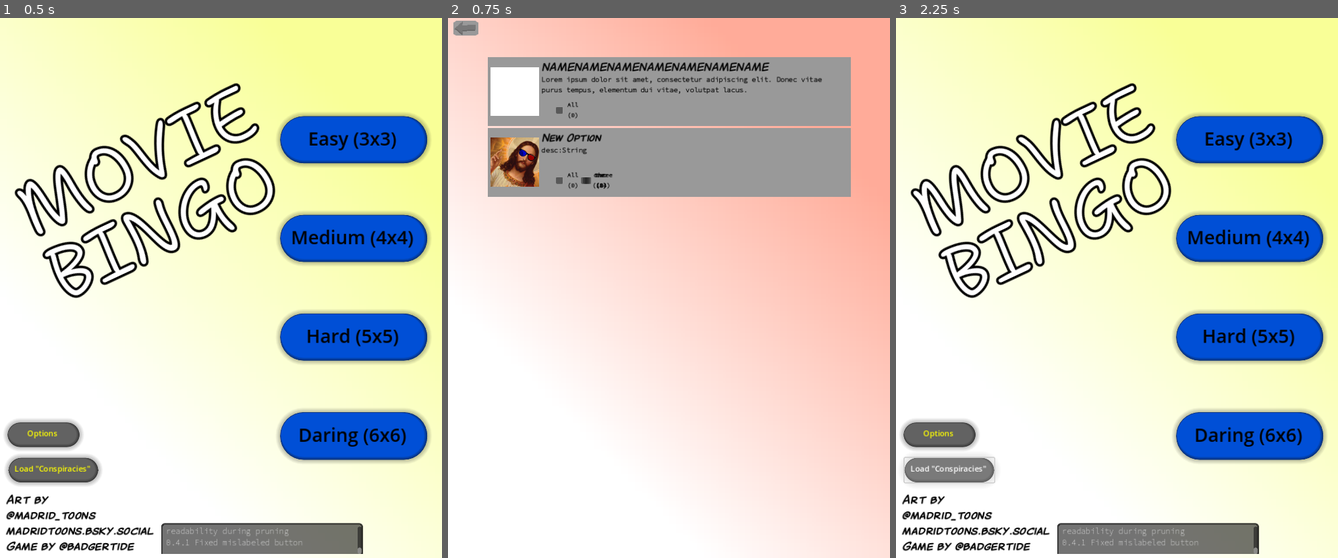
Above: before the commit, frames 1-3 (left to right).
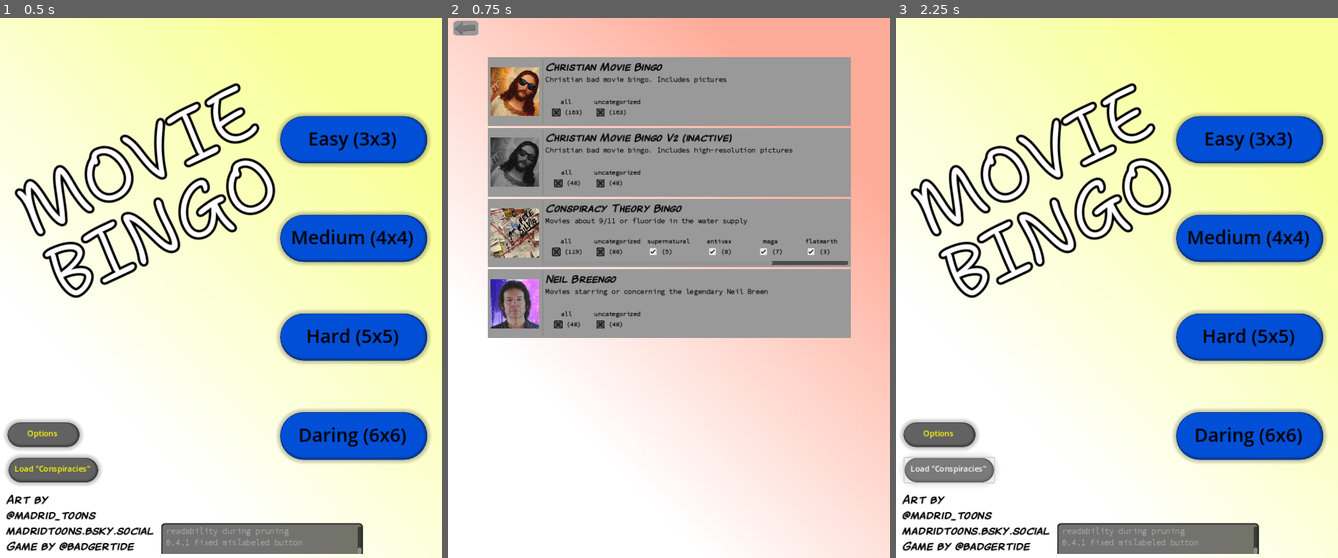
Above: after the commit, the same moments.

Repository: anthonyj-codestuff/gam-movie-bingo
Game: Godot game, scene res://scenes/menu.tscn
Same seed, same stepped clock (60 frames per second), same inputs: the game is played once before the commit and once after it.
Inputs (mouse positions are in pixels of both pictures, inside the frame that each line leads up to):
- Up to frame 1 (0.5 s): no input
- Up to frame 2 (0.75 s): click "Options" at 0.5 s
- Up to frame 3 (2.25 s): click (957, 28) at 1.25 s; click "Load 'Conspiracies'" at 2 s

Frame 1 is identical in both runs. In frame 2, 25% of the frame differs, in the area x 9-92%, y 7-60%; in frame 3, nothing differs.

Commit message:
initial options menu implementation

Diff:
--- /dev/null
+++ b/project/global/singletons/SignalBus.gd
@@ -0,0 +1,3 @@
+extends Node
+
+signal game_mode_subcategory_check_box_toggled
--- a/project/global/singletons/utils.gd
+++ b/project/global/singletons/utils.gd
@@ -69,6 +69,35 @@
 	return defaults["altText"]
 
 #############
+# Core Utils
+
+func getJSONData(filepath: String):
+	if FileAccess.file_exists(filepath):
+		var jsonText = FileAccess.get_file_as_string(filepath)
+		var data = JSON.parse_string(jsonText)
+		return data
+
+func getJSONCategoryCounts(gameData: Dictionary):
+	# Return:
+	# {
+	#    "category1": 3
+	#    "category2": 2
+	# }
+	var subcategoryCounts: Dictionary = {
+		"all": gameData.data.size(),
+		"uncategorized": 0
+	}
+	for e in gameData.data:
+		if len(e.subCategories) > 0 and subcategoryCounts.has(e.subCategories[0]):
+			subcategoryCounts[e.subCategories[0]] += 1
+		elif len(e.subCategories) > 0:
+			subcategoryCounts[e.subCategories[0]] = 1
+		else:
+			subcategoryCounts["uncategorized"] += 1
+	print(subcategoryCounts)
+	return subcategoryCounts
+
+#############
 # Misc stuff
 
 func formatTooltipText(string, len = 45):
--- a/project/project.godot
+++ b/project/project.godot
@@ -20,6 +20,7 @@
 
 Game="*res://global/game.gd"
 Utils="*res://global/singletons/utils.gd"
+SignalBus="*res://global/singletons/SignalBus.gd"
 
 [display]
 
--- a/project/scenes/LoadGameMode.gd
+++ b/project/scenes/LoadGameMode.gd
@@ -1,15 +1,10 @@
 extends Button
-
-const GameModes = {
-	"conspiracy": "res://assets/game-modes/conspiracy.json",
-	"christian-classic": "res://assets/game-modes/christian-classic.json",
-	"neil-breen": "res://assets/game-modes/neil-breen.json"
-}
 
 func _ready():
 	var name = "christian-classic"
-	if FileAccess.file_exists(GameModes[name]):
-		var jsonText = FileAccess.get_file_as_string(GameModes[name])
+	var filename = Game.gameModeFiles[name]
+	if FileAccess.file_exists(filename):
+		var jsonText = FileAccess.get_file_as_string(filename)
 		var data = JSON.parse_string(jsonText)
 		Game.currentGameData = data
 
@@ -20,17 +15,7 @@
 	loadGameMode("conspiracy")
 
 func loadGameMode(name: String):
-	if FileAccess.file_exists(GameModes[name]):
-		var jsonText = FileAccess.get_file_as_string(GameModes[name])
-		var data = JSON.parse_string(jsonText)
-		Game.currentGameData = data
-		print(Game.currentGameData.title)
-		# Collect subcategories and allow the user to select the ones they want
-		var subcategoryCounts: Dictionary = {}
-		for e in data.data:
-			if len(e.subCategories) > 0 and subcategoryCounts.has(e.subCategories[0]):
-				subcategoryCounts[e.subCategories[0]] += 1
-			elif len(e.subCategories) > 0:
-				subcategoryCounts[e.subCategories[0]] = 1
-		print(subcategoryCounts)
-		Game.currentGameData = data
+	var filename = Game.gameModeFiles[name]
+	var gameData = Utils.getJSONData(filename)
+	Game.currentGameData = gameData
+	print(Game.currentGameData.title)
--- a/project/scenes/options/OptionCategory.gd
+++ /dev/null
@@ -1,14 +0,0 @@
-extends Control
-@export var categoryName: String
-@export var count: int
-
-func _ready():
-	get_node("CenterContainer/HBoxContainer/VBoxContainer/Label").text = categoryName
-	get_node("CenterContainer/HBoxContainer/VBoxContainer/Label2").text = "("+str(count)+")"
-
-func setState(name:String, num:int):
-	categoryName = name
-	count = num
-
-func isTicked():
-	return get_node("CenterContainer/HBoxContainer/CheckBox").button_pressed
--- a/project/scenes/options/OptionCategory.tscn
+++ /dev/null
@@ -1,52 +0,0 @@
-[gd_scene load_steps=3 format=3 uid="uid://doq2wpwlv2jai"]
-
-[ext_resource type="Script" path="res://scenes/options/OptionCategory.gd" id="1_fjy30"]
-[ext_resource type="FontFile" uid="uid://bwarup1ao013v" path="res://assets/fonts/SourceCodePro-VariableFont_wght.ttf" id="1_tfkxh"]
-
-[node name="OptionCategory" type="Control"]
-layout_mode = 3
-anchors_preset = 0
-offset_right = 100.0
-offset_bottom = 40.0
-grow_horizontal = 2
-grow_vertical = 2
-size_flags_horizontal = 0
-size_flags_vertical = 3
-script = ExtResource("1_fjy30")
-
-[node name="CenterContainer" type="CenterContainer" parent="."]
-layout_mode = 1
-anchors_preset = 15
-anchor_right = 1.0
-anchor_bottom = 1.0
-grow_horizontal = 2
-grow_vertical = 2
-
-[node name="HBoxContainer" type="HBoxContainer" parent="CenterContainer"]
-layout_mode = 2
-
-[node name="CheckBox" type="CheckBox" parent="CenterContainer/HBoxContainer"]
-layout_mode = 2
-
-[node name="VBoxContainer" type="VBoxContainer" parent="CenterContainer/HBoxContainer"]
-layout_mode = 2
-
-[node name="Label" type="Label" parent="CenterContainer/HBoxContainer/VBoxContainer"]
-layout_mode = 2
-theme_override_colors/font_color = Color(0, 0, 0, 1)
-theme_override_colors/font_outline_color = Color(0, 0, 0, 1)
-theme_override_constants/outline_size = 1
-theme_override_fonts/font = ExtResource("1_tfkxh")
-theme_override_font_sizes/font_size = 12
-text = "category"
-horizontal_alignment = 1
-
-[node name="Label2" type="Label" parent="CenterContainer/HBoxContainer/VBoxContainer"]
-layout_mode = 2
-theme_override_colors/font_color = Color(0, 0, 0, 1)
-theme_override_colors/font_outline_color = Color(0, 0, 0, 1)
-theme_override_constants/outline_size = 1
-theme_override_fonts/font = ExtResource("1_tfkxh")
-theme_override_font_sizes/font_size = 12
-text = "(0)"
-horizontal_alignment = 1
--- /dev/null
+++ b/project/scenes/options/OptionSubcategory.gd
@@ -0,0 +1,28 @@
+extends Control
+@export var parentId: int
+@export var subcategoryName: String
+@export var count: int
+var checkboxNode
+
+func _ready():
+	get_node("CenterContainer/HBox/VBox/Label").text = subcategoryName
+	get_node("CenterContainer/HBox/VBox/HBox2/Label2").text = "("+str(count)+")"
+	checkboxNode = get_node("CenterContainer/HBox/VBox/HBox2/CheckBox")
+
+func setState(name:String, num:int, disabled:bool, parent: int):
+	subcategoryName = name
+	count = num
+	parentId = parent
+	get_node("CenterContainer/HBox/VBox/HBox2/CheckBox").disabled = disabled
+
+func isTicked():
+	return checkboxNode.button_pressed
+
+func setTick(ticked: bool):
+	checkboxNode.button_pressed = ticked
+
+func setDisabled(disabled: bool):
+	checkboxNode.disabled = disabled
+
+func _on_check_box_toggled(toggled_on):
+	SignalBus.game_mode_subcategory_check_box_toggled.emit(subcategoryName, parentId, toggled_on)
--- /dev/null
+++ b/project/scenes/options/OptionSubcategory.tscn
@@ -0,0 +1,65 @@
+[gd_scene load_steps=6 format=3 uid="uid://doq2wpwlv2jai"]
+
+[ext_resource type="Script" path="res://scenes/options/OptionSubcategory.gd" id="1_0rbk2"]
+[ext_resource type="FontFile" uid="uid://bwarup1ao013v" path="res://assets/fonts/SourceCodePro-VariableFont_wght.ttf" id="2_6413v"]
+[ext_resource type="Texture2D" uid="uid://b4fsemespyxq3" path="res://assets/images/checkbox_disabled_checked.png" id="3_q2spd"]
+[ext_resource type="Texture2D" uid="uid://f3k5yjpe15ky" path="res://assets/images/checkbox_disabled_unchecked.png" id="4_4drrk"]
+
+[sub_resource type="Theme" id="Theme_3ngn2"]
+CheckBox/icons/checked_disabled = ExtResource("3_q2spd")
+CheckBox/icons/unchecked_disabled = ExtResource("4_4drrk")
+
+[node name="OptionCategory" type="Control"]
+custom_minimum_size = Vector2(100, 35)
+layout_mode = 3
+anchors_preset = 0
+offset_right = 100.0
+offset_bottom = 44.0
+size_flags_vertical = 3
+script = ExtResource("1_0rbk2")
+
+[node name="CenterContainer" type="CenterContainer" parent="."]
+layout_mode = 1
+anchors_preset = -1
+anchor_right = 0.86
+anchor_bottom = 0.909
+offset_bottom = 0.00399828
+grow_horizontal = 2
+grow_vertical = 2
+
+[node name="HBox" type="HBoxContainer" parent="CenterContainer"]
+layout_mode = 2
+
+[node name="VBox" type="VBoxContainer" parent="CenterContainer/HBox"]
+layout_mode = 2
+theme_override_constants/separation = 0
+
+[node name="Label" type="Label" parent="CenterContainer/HBox/VBox"]
+layout_mode = 2
+theme_override_colors/font_color = Color(0, 0, 0, 1)
+theme_override_colors/font_outline_color = Color(0, 0, 0, 1)
+theme_override_constants/outline_size = 1
+theme_override_fonts/font = ExtResource("2_6413v")
+theme_override_font_sizes/font_size = 12
+text = "category"
+horizontal_alignment = 1
+
+[node name="HBox2" type="HBoxContainer" parent="CenterContainer/HBox/VBox"]
+layout_mode = 2
+
+[node name="CheckBox" type="CheckBox" parent="CenterContainer/HBox/VBox/HBox2"]
+layout_mode = 2
+theme = SubResource("Theme_3ngn2")
+button_pressed = true
+
+[node name="Label2" type="Label" parent="CenterContainer/HBox/VBox/HBox2"]
+layout_mode = 2
+theme_override_colors/font_color = Color(0, 0, 0, 1)
+theme_override_colors/font_outline_color = Color(0, 0, 0, 1)
+theme_override_constants/outline_size = 1
+theme_override_fonts/font = ExtResource("2_6413v")
+theme_override_font_sizes/font_size = 12
+text = "(0)"
+horizontal_alignment = 1
+
+[connection signal="toggled" from="CenterContainer/HBox/VBox/HBox2/CheckBox" to="." method="_on_check_box_toggled"]
--- a/project/scenes/options/OptionsItem.gd
+++ b/project/scenes/options/OptionsItem.gd
@@ -4,28 +4,85 @@
 var LogoImage
 var LabelName
 var LabelDesc
-var OptionCategoryPacked = preload("res://scenes/options/OptionCategory.tscn")
+var OptionSubcategoryPacked = preload("res://scenes/options/OptionSubcategory.tscn")
+var gameModeId: int
+var gameItemsFullList: Array[Dictionary] = []
+var gameItemsFiltered: Array[Dictionary] = []
+var subcategoryNodesList: Array = []
+var mat = ShaderMaterial.new()
 
-# Called when the node enters the scene tree for the first time.
 func _ready():
-	pass # Replace with function body.
+	SignalBus.game_mode_subcategory_check_box_toggled.connect(_on_subcategory_selected)
+	pass
 
-func setState(categories:Array, name:String, desc:String, logo:Resource):
+func setState(subcategories:Dictionary, gameData: Dictionary):
+	# set locally important data
+	gameModeId = gameData["id"]
+	gameItemsFullList = Array(gameData["data"], TYPE_DICTIONARY, &"", null)
+	gameItemsFiltered = Array(gameData["data"], TYPE_DICTIONARY, &"", null)
+	# gather important nodes
 	CategoryBox = get_node("MarginContainer/HBoxContainer/VBoxContainer/ScrollContainer/HBoxContainer")
 	LogoImage = get_node("MarginContainer/HBoxContainer/LogoImage")
 	LabelName = get_node("MarginContainer/HBoxContainer/VBoxContainer/LabelName")
 	LabelDesc = get_node("MarginContainer/HBoxContainer/VBoxContainer/LabelDesc")
+	# shader for inactive options
+	mat.shader = load("res://assets/shaders/greyscale.gdshader")
 
-	LogoImage.set_texture(logo)
-	LabelName.text = name
-	LabelDesc.text = desc
-	# categories = [
-	#				 {"category": "name", "count": 3}
-	#			   ]
-	for i in categories:
-		var category = i["category"]
-		var count = i["count"]
-		var newCategory = OptionCategoryPacked.instantiate()
-		newCategory.setState(category, count)
-		CategoryBox.add_child(newCategory)
-	pass
+	# set data to OptionsItem scene
+	LogoImage.set_texture(load(gameData["logo"]))
+	LabelName.text = gameData["title"]
+	LabelDesc.text = gameData["description"]
+	if not gameData["active"]:
+		LogoImage.material = mat
+		LabelName.text = LabelName.text + " (inactive)"
+
+	# Spawn category buttons with labels
+	for key in subcategories:
+		var category = key
+		var count = subcategories[key]
+		var disabled = (category in ["all", "uncategorized"])
+		var newSubcategory = OptionSubcategoryPacked.instantiate()
+		newSubcategory.setState(category, count, disabled, gameData["id"])
+		CategoryBox.add_child(newSubcategory)
+		subcategoryNodesList.append(newSubcategory)
+
+func _addSubcategoryToList(subcategoryName: String):
+	for i in gameItemsFullList:
+		if i["subCategories"].has(subcategoryName):
+			gameItemsFiltered.append(i)
+
+func _removeSubcategoryFromList(subcategoryName: String):
+	var i = 0
+	while i < gameItemsFiltered.size():
+		if gameItemsFiltered[i]["subCategories"].has(subcategoryName):
+			gameItemsFiltered.pop_at(i)
+			i -= 1
+		i += 1
+
+func _on_subcategory_selected(subcategoryName: String, emitterParentId: int, toggled: bool):
+	# could not be asked to avoid using a signalBus, so this gets triggered once for each mode
+	if not emitterParentId == gameModeId:
+		return
+	if subcategoryName != "all" and not toggled:
+		# deselecting any box should re-enable All
+		subcategoryNodesList[0].setDisabled(false)
+		subcategoryNodesList[0].setTick(false)
+	if subcategoryName == "all" and toggled:
+		# selecting All should select all of the boxes and disable All
+		for c in subcategoryNodesList:
+			if c.subcategoryName == "all":
+				c.setDisabled(true)
+			c.setTick(true)
+		return
+	elif toggled:
+		_addSubcategoryToList(subcategoryName)
+	elif not toggled:
+		_removeSubcategoryFromList(subcategoryName)
+	else:
+		print("invalid state ", subcategoryName, emitterParentId, toggled)
+
+func _on_game_mode_select_button_pressed():
+	print("_on_game_mode_select_button_pressed")
+	for i in gameItemsFiltered:
+		print(i["title"])
+	print(gameItemsFiltered.size())
--- a/project/scenes/options/OptionsItem.tscn
+++ b/project/scenes/options/OptionsItem.tscn
@@ -1,10 +1,9 @@
-[gd_scene load_steps=6 format=3 uid="uid://cnqn063xicj8i"]
+[gd_scene load_steps=5 format=3 uid="uid://cnqn063xicj8i"]
 
 [ext_resource type="Script" path="res://scenes/options/OptionsItem.gd" id="1_blvao"]
 [ext_resource type="Texture2D" uid="uid://uiy7v8fxykd3" path="res://assets/images/blank.png" id="1_r8qow"]
 [ext_resource type="FontFile" uid="uid://b8s1afwbggr2j" path="res://assets/fonts/CantedComic Bold.otf" id="2_mwun3"]
 [ext_resource type="FontFile" uid="uid://bwarup1ao013v" path="res://assets/fonts/SourceCodePro-VariableFont_wght.ttf" id="3_w0m3b"]
-[ext_resource type="PackedScene" uid="uid://doq2wpwlv2jai" path="res://scenes/options/OptionCategory.tscn" id="4_2nfgb"]
 
 [node name="OptionsItem" type="Control"]
 custom_minimum_size = Vector2(640, 140)
@@ -49,6 +48,19 @@
 expand_mode = 1
 stretch_mode = 5
 
+[node name="Button" type="Button" parent="MarginContainer/HBoxContainer/LogoImage"]
+layout_mode = 1
+anchors_preset = 15
+anchor_right = 1.0
+anchor_bottom = 1.0
+grow_horizontal = 2
+grow_vertical = 2
+flat = true
+
+[node name="VSeparator" type="VSeparator" parent="MarginContainer/HBoxContainer"]
+custom_minimum_size = Vector2(2.08165e-12, 2.08165e-12)
+layout_mode = 2
+
 [node name="VBoxContainer" type="VBoxContainer" parent="MarginContainer/HBoxContainer"]
 layout_mode = 2
 size_flags_horizontal = 3
@@ -81,7 +93,4 @@
 size_flags_horizontal = 3
 size_flags_vertical = 3
 
-[node name="OptionCategory" parent="MarginContainer/HBoxContainer/VBoxContainer/ScrollContainer/HBoxContainer" instance=ExtResource("4_2nfgb")]
-custom_minimum_size = Vector2(100, 40)
-layout_mode = 2
-categoryName = "All"
+[connection signal="pressed" from="MarginContainer/HBoxContainer/LogoImage/Button" to="." method="_on_game_mode_select_button_pressed"]
--- a/project/scenes/options/options.gd
+++ b/project/scenes/options/options.gd
@@ -5,21 +5,12 @@
 
 # Called when the node enters the scene tree for the first time.
 func _ready():
-	var categories = [
-		{"category": "one", "count": 10},
-		{"category": "two", "count": 8},
-		{"category": "three", "count": 14}
-	]
-	var newOption = OptionScenePacked.instantiate()
-	newOption.setState(categories, "New Option", "desc:String", load("res://assets/images/mode-logos/christian2.png"))
-	OptionsBox.add_child(newOption)
-	pass # Replace with function body.
-
-
-# Called every frame. 'delta' is the elapsed time since the previous frame.
-func _process(delta):
-	pass
-
+	for key in Game.gameModeFiles:
+		var data = Utils.getJSONData(Game.gameModeFiles[key])
+		var categoriesCount = Utils.getJSONCategoryCounts(data)
+		var newOption = OptionScenePacked.instantiate()
+		newOption.setState(categoriesCount, data)
+		OptionsBox.add_child(newOption)
 
 func _on_back_pressed():
 	get_tree().change_scene_to_file("res://scenes/menu.tscn")
--- a/project/scenes/options/options.tscn
+++ b/project/scenes/options/options.tscn
@@ -1,10 +1,9 @@
-[gd_scene load_steps=8 format=3 uid="uid://3lpkfctij64h"]
+[gd_scene load_steps=7 format=3 uid="uid://3lpkfctij64h"]
 
 [ext_resource type="Texture2D" uid="uid://ge5es2n71p8a" path="res://assets/images/button_up.png" id="1_dknb1"]
 [ext_resource type="Script" path="res://scenes/options/options.gd" id="1_tanrb"]
 [ext_resource type="Texture2D" uid="uid://c2u4h0xjapwda" path="res://assets/images/button_down.png" id="2_n21ci"]
 [ext_resource type="Texture2D" uid="uid://ejw8qxexvet5" path="res://assets/images/button_hover.png" id="3_78npq"]
-[ext_resource type="PackedScene" uid="uid://cnqn063xicj8i" path="res://scenes/options/OptionsItem.tscn" id="5_ao1dc"]
 
 [sub_resource type="Gradient" id="Gradient_17dgd"]
 colors = PackedColorArray(1, 1, 1, 1, 1, 0.673333, 0.6, 1)
@@ -59,8 +58,4 @@
 size_flags_horizontal = 3
 size_flags_vertical = 3
 
-[node name="OptionsItem" parent="ScrollContainer/VBoxContainer" instance=ExtResource("5_ao1dc")]
-custom_minimum_size = Vector2(2.08165e-12, 140)
-layout_mode = 2
-
 [connection signal="pressed" from="MarginContainer2/VBoxContainer/Back" to="." method="_on_back_pressed"]
